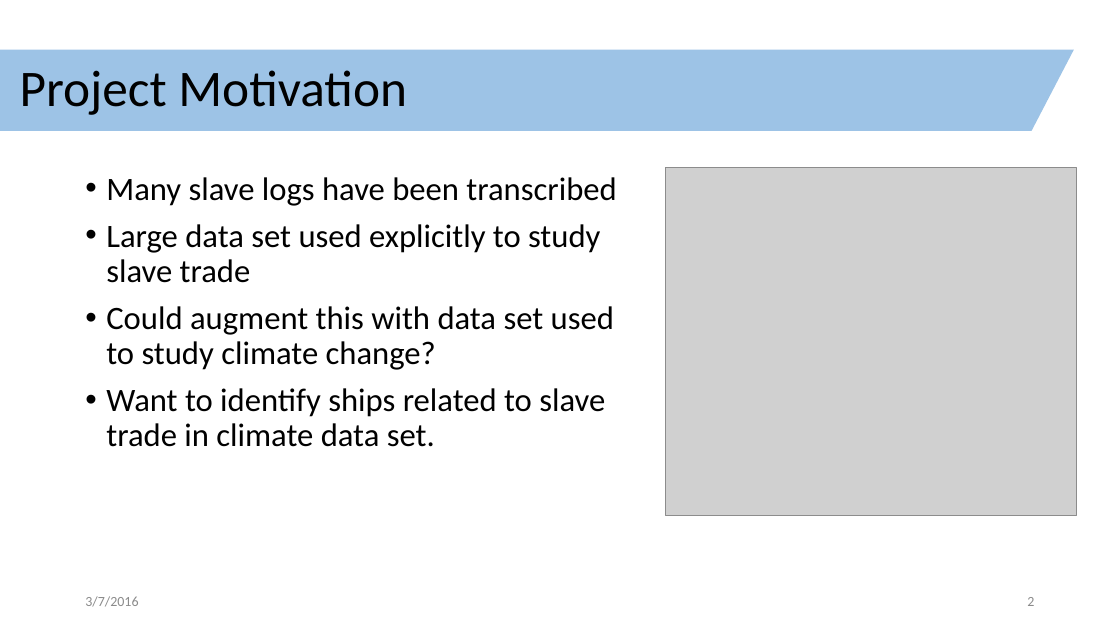
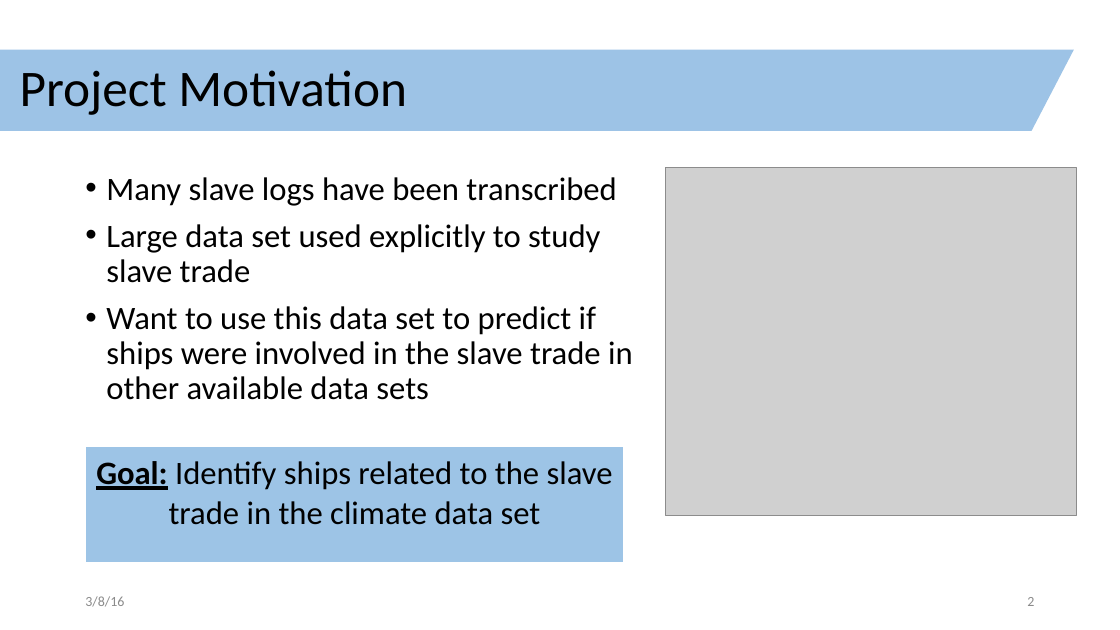
Before and after one commit to clarka34/exploringShipLogbooks, a slide deck: slide 2 of technology_review/technology_review.pptx. Drawn at 1120x630 pixels with LibreOffice and Linux fonts; fonts in the diff are those of the drawing; grey boxes stand for pictures. Boxes give left, top, right and bottom in pixels: in the first picture for what was removed or moved away, otherwise in the second. Text is boxed around its words. In the diff, an @@ line names an element or a change of style, - is before the commit and + after.

```diff
--- a/technology_review/technology_review.pptx
+++ b/technology_review/technology_review.pptx
@@ text at <box>106,306,633,400</box>: text changed @@
-• Could augment this with data set used to study climate change?
-• Want to identify ships related to slave trade in climate data set.
+• Want to use this data set to predict if ships were involved in the slave trade in other available data sets
@@ rectangle added at <box>87,448,623,561</box>, fill #9DC4E6, outline #9DC4E6 1 pt, 28 pt, text #000000 @@
+Goal: Identify ships related to the slave trade in the climate data set
@@ text at <box>85,596,124,607</box>: text changed @@
-3/7/2016
+3/8/16
```
Also in this commit, not shown: 5 other slides changed, 7 slides added, 3 slides removed.
